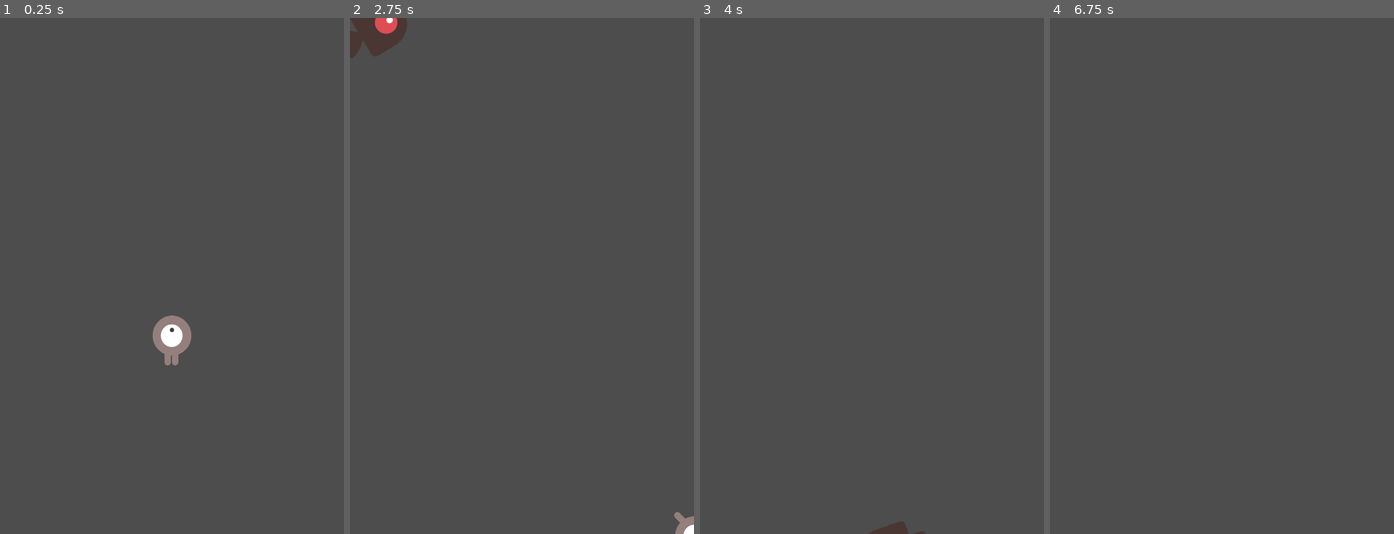
Above: before the commit, frames 1-4 (left to right).
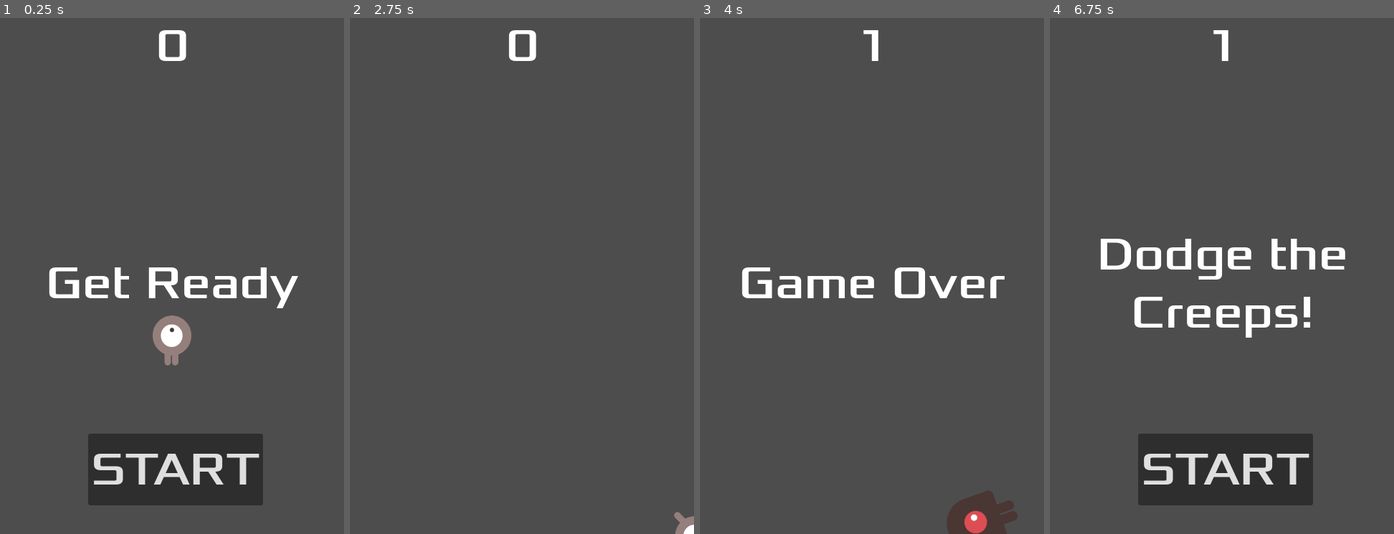
Above: after the commit, the same moments.

Repository: martinlartintin/TP-Godot
Game: Godot game, scene res://art/main.tscn
The game is run twice, just before and just after one commit, with the same random seed, the same clock (stepped at 60 frames per second) and the same inputs.
Inputs (mouse positions are in pixels of both pictures, inside the frame that each line leads up to):
- Up to frame 1 (0.25 s): no input
- Up to frame 2 (2.75 s): click (525, 472) at 0.5 s, where only the run after the commit has a clickable "START"; tap Enter at 1.25 s; hold Right (move_right) 1.28-2.03 s; hold Down (move_down) from 2.03 s (still down)
- Up to frame 3 (4 s): release Down (move_down) at 2.78 s; hold Right (move_right) 2.78-3.53 s; hold Up (move_up) from 3.53 s (still down)
- Up to frame 4 (6.75 s): release Up (move_up) at 4.28 s; hold Left (move_left) 4.28-5.78 s; tap Space at 5 s; hold Down (move_down) 5.78-6.53 s; tap Enter at 6.5 s; hold Right (move_right) from 6.53 s (still down)

The runs differ from the first frame. In frame 1, 9.1% of the frame differs, in the area x 14-87%, y 2-95%; in frame 2, 1.2%; in frame 3, 3.3%; in frame 4, 10%, in the area x 14-86%, y 2-95%.

Commit message:
pantalla frontal

Diff:
--- /dev/null
+++ b/art/hud.tscn
@@ -0,0 +1,64 @@
+[gd_scene load_steps=3 format=3 uid="uid://dbtj0lb4ru2jl"]
+
+[ext_resource type="Script" uid="uid://bqodngsgrx6q2" path="res://hud.gd" id="1_maxab"]
+[ext_resource type="FontFile" uid="uid://caa0s7ilqqmfj" path="res://fonts/Xolonium-Regular.ttf" id="2_5oocx"]
+
+[node name="HUD" type="CanvasLayer"]
+script = ExtResource("1_maxab")
+
+[node name="ScoreLabel" type="Label" parent="."]
+anchors_preset = 5
+anchor_left = 0.5
+anchor_right = 0.5
+offset_left = -22.5
+offset_right = 22.5
+offset_bottom = 78.0
+grow_horizontal = 2
+theme_override_fonts/font = ExtResource("2_5oocx")
+theme_override_font_sizes/font_size = 64
+text = "0"
+horizontal_alignment = 1
+vertical_alignment = 1
+
+[node name="Message" type="Label" parent="."]
+anchors_preset = 8
+anchor_left = 0.5
+anchor_top = 0.5
+anchor_right = 0.5
+anchor_bottom = 0.5
+offset_left = -239.0
+offset_top = -69.0
+offset_right = 241.0
+offset_bottom = 90.0
+grow_horizontal = 2
+grow_vertical = 2
+size_flags_horizontal = 4
+theme_override_fonts/font = ExtResource("2_5oocx")
+theme_override_font_sizes/font_size = 64
+text = "Dodge the Creeps!"
+horizontal_alignment = 1
+vertical_alignment = 1
+autowrap_mode = 2
+
+[node name="StartButton" type="Button" parent="."]
+anchors_preset = 8
+anchor_left = 0.5
+anchor_top = 0.5
+anchor_right = 0.5
+anchor_bottom = 0.5
+offset_left = -117.0
+offset_top = 220.0
+offset_right = 127.0
+offset_bottom = 320.0
+grow_horizontal = 2
+grow_vertical = 2
+theme_override_fonts/font = ExtResource("2_5oocx")
+theme_override_font_sizes/font_size = 64
+text = "START"
+
+[node name="MessageTimer" type="Timer" parent="."]
+wait_time = 2.0
+one_shot = true
+
+[connection signal="pressed" from="StartButton" to="." method="_on_start_button_pressed"]
+[connection signal="timeout" from="MessageTimer" to="." method="_on_message_timer_timeout"]
--- a/art/main.tscn
+++ b/art/main.tscn
@@ -1,8 +1,9 @@
-[gd_scene load_steps=5 format=3 uid="uid://do6lneymjnawt"]
+[gd_scene load_steps=6 format=3 uid="uid://do6lneymjnawt"]
 
 [ext_resource type="Script" uid="uid://dr2igdpymahsd" path="res://main.gd" id="1_c0xuc"]
 [ext_resource type="PackedScene" uid="uid://b3wkaju8q1dm3" path="res://art/mob.tscn" id="2_05qjn"]
 [ext_resource type="PackedScene" uid="uid://dmw4blu3pbhhv" path="res://player.tscn" id="2_ahbd8"]
+[ext_resource type="PackedScene" uid="uid://dbtj0lb4ru2jl" path="res://art/hud.tscn" id="4_05qjn"]
 
 [sub_resource type="Curve2D" id="Curve2D_ahbd8"]
 _data = {
@@ -34,7 +35,10 @@
 
 [node name="MobSpawnLocation" type="PathFollow2D" parent="MobPath"]
 
+[node name="HUD" parent="." instance=ExtResource("4_05qjn")]
+
 [connection signal="hit" from="Player" to="." method="Game_over"]
 [connection signal="timeout" from="MobTimer" to="." method="_on_mob_timer_timeout"]
 [connection signal="timeout" from="ScoreTimer" to="." method="_on_score_timer_timeout"]
 [connection signal="timeout" from="StartTimer" to="." method="_on_start_timer_timeout"]
+[connection signal="start_game" from="HUD" to="." method="new_game"]
--- /dev/null
+++ b/hud.gd
@@ -0,0 +1,35 @@
+extends CanvasLayer
+
+signal start_game
+
+func show_message(text):
+	$Message.text = text
+	$Message.show()
+	$MessageTimer.start()
+
+func show_game_over():
+	show_message("Game Over")
+	# Wait until the MessageTimer has counted down.
+	await $MessageTimer.timeout
+
+	$Message.text = "Dodge the Creeps!"
+	$Message.show()
+	# Make a one-shot timer and wait for it to finish.
+	await get_tree().create_timer(1.0).timeout
+	$StartButton.show()
+
+func update_score(score):
+	$ScoreLabel.text = str(score)
+
+
+func _on_start_button_pressed() -> void:
+	$StartButton.hide()
+	start_game.emit()
+
+	pass
+
+
+func _on_message_timer_timeout() -> void:
+	$Message.hide()
+
+	pass
--- a/main.gd
+++ b/main.gd
@@ -26,16 +26,25 @@
 	pass
 	$ScoreTimer.stop()
 	$MobTimer.stop()
+	$HUD.show_game_over()
 
 func new_game():
 	score = 0
 	$Player.start($StartPosition.position)
 	$StartTimer.start()
 
+	$HUD.update_score(score)
+	$HUD.show_message("Get Ready")
+
+	get_tree().call_group("mobs", "queue_free")
+
 
 func _on_score_timer_timeout() -> void:
+	score += 1
+
+	$HUD.update_score(score)
+
 	pass
-	score += 1
 
 func _on_start_timer_timeout() -> void:
 	pass
Not shown, added: hud.gd.uid
